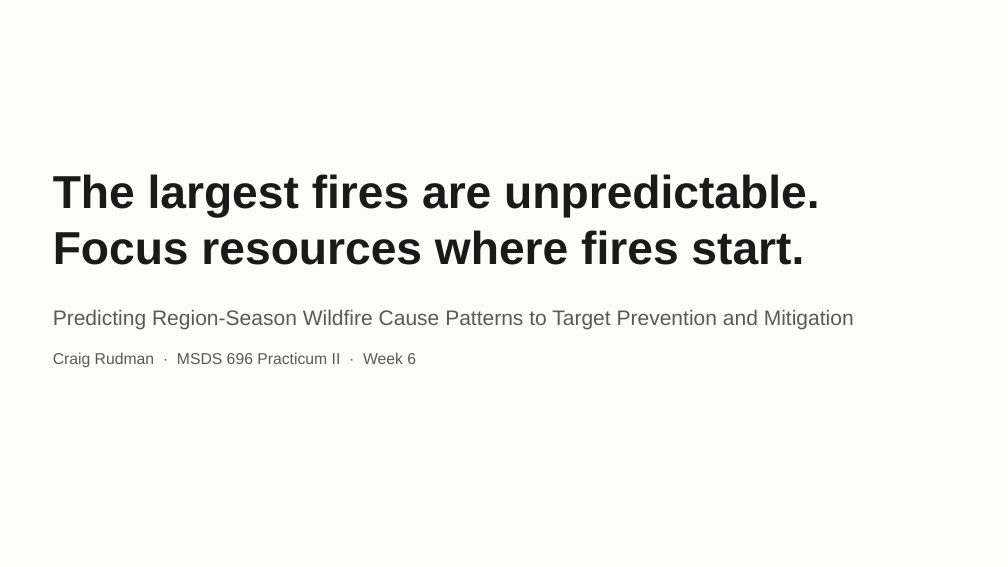
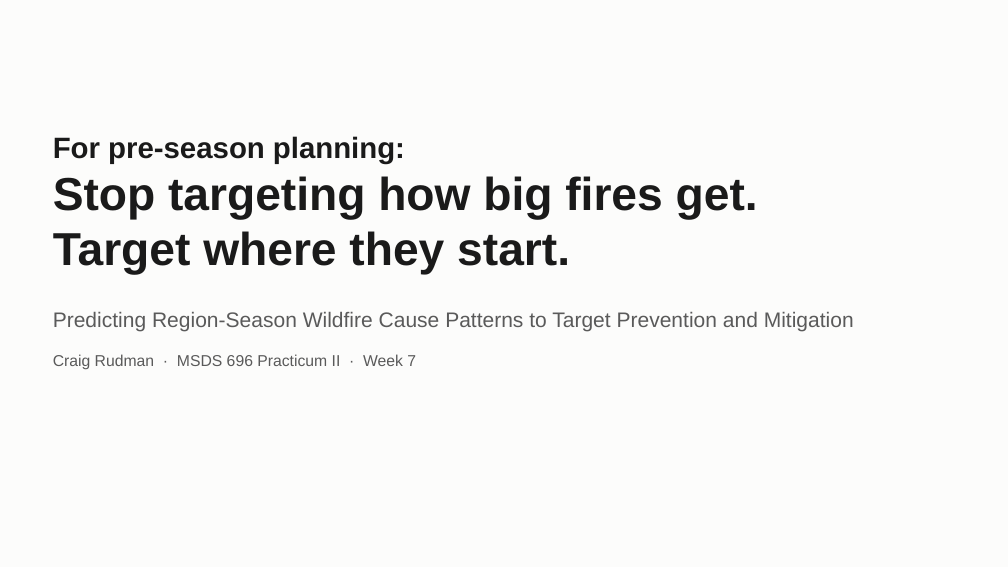
Before and after one commit to craig-rudman/MSDS696, a slide deck: slide 1 of coursework/W7/MSDS696_W7_Deck.pptx. Drawn at 1008x567 pixels with LibreOffice and Linux fonts; fonts in the diff are those of the drawing. Boxes give left, top, right and bottom in pixels: in the first picture for what was removed or moved away, otherwise in the second. Text is boxed around its words. In the diff, an @@ line names an element or a change of style, - is before the commit and + after.

```diff
--- a/coursework/W7/MSDS696_W7_Deck.pptx
+++ b/coursework/W7/MSDS696_W7_Deck.pptx
@@ text "For pre-season planning:": place and size @@
-text "For pre-season planning:" at (53,174,854,368)
+text "For pre-season planning:" at (53,136,854,370)
@@ text at (53,136,758,275): text changed @@
-The largest fires are unpredictable.
-Focus resources where fires start.
+For pre-season planning:
+Stop targeting how big fires get.
+Target where they start.
@@ text at (53,354,416,370): text changed @@
-Craig Rudman · MSDS 696 Practicum II · Week 6
+Craig Rudman · MSDS 696 Practicum II · Week 7
```
Also in this commit, not shown: 2 other files.
